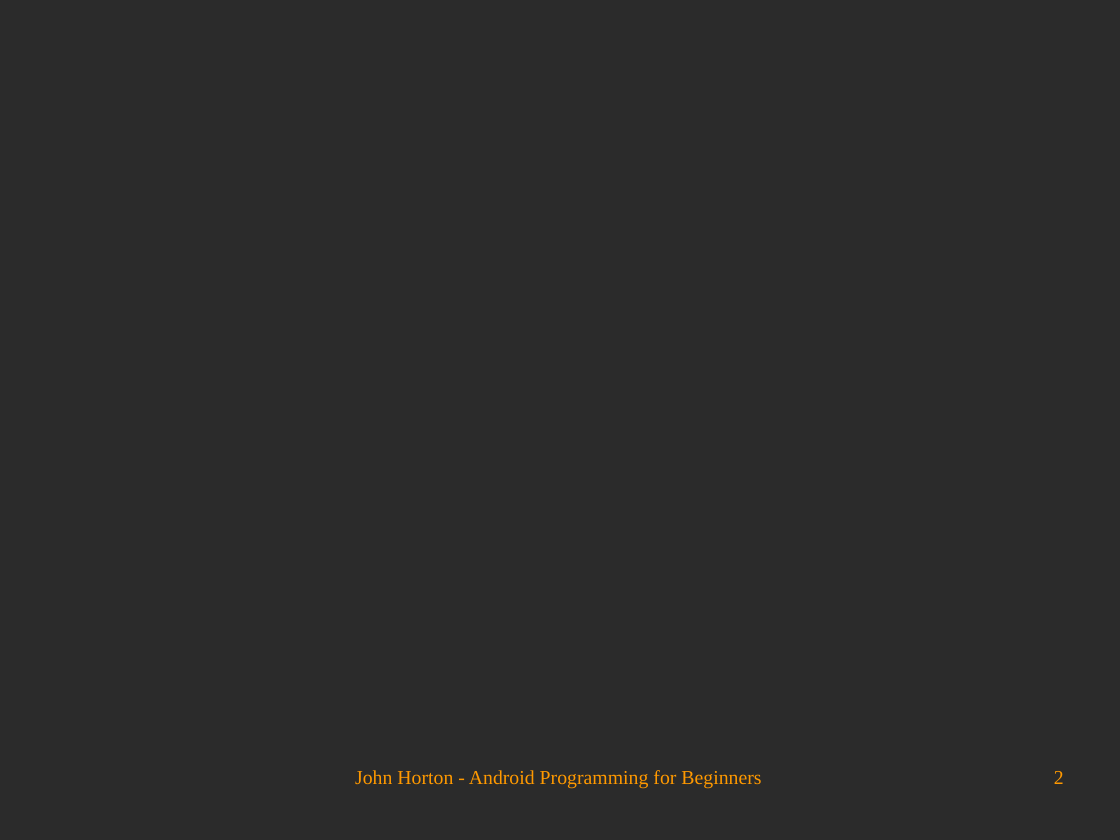
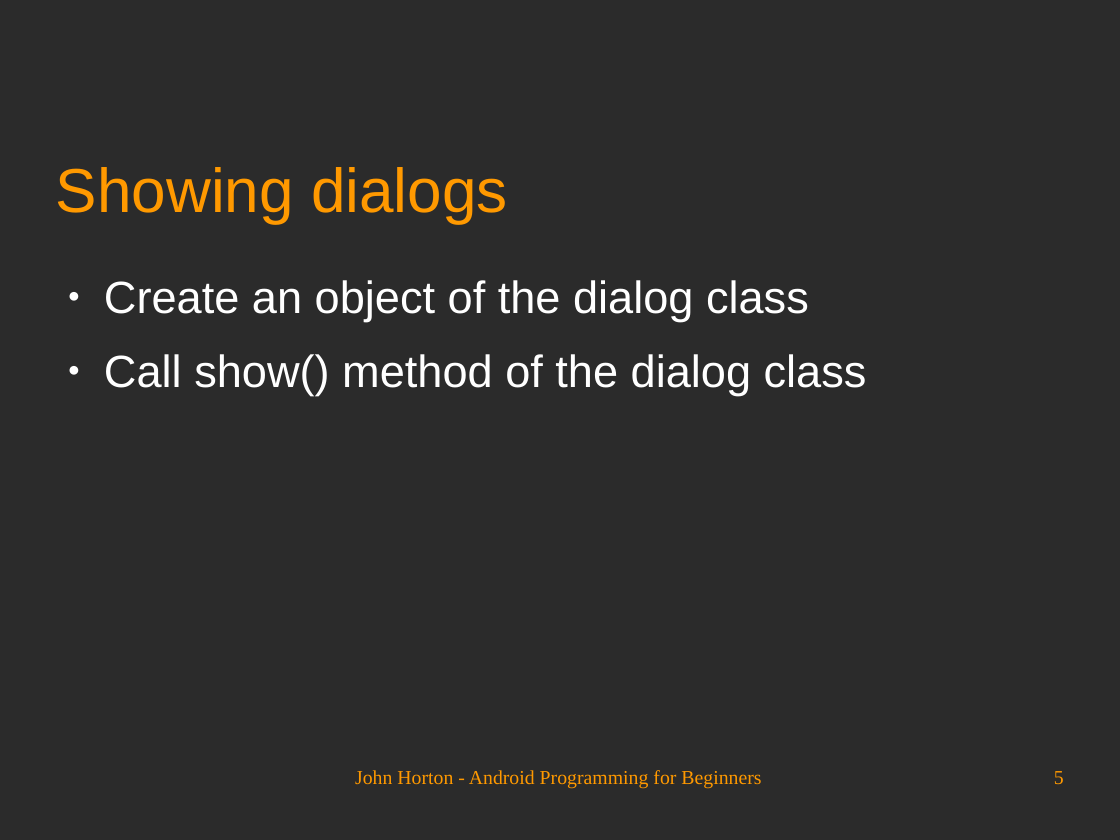
Before and after one commit to Academy-Soft-Intellect/Android-Programming-for-Beginners, a slide deck: slide 5 of 12_Having_a_Dialogue_with_the_User.odp (slide 2 before the commit). Drawn at 1120x840 pixels with LibreOffice and Linux fonts; fonts in the diff are those of the drawing; background and template pictures are left out; a plain dark background stands for a picture behind light text. Boxes give left, top, right and bottom in pixels: in the first picture for what was removed or moved away, otherwise in the second. Text is boxed around its words. In the diff, an @@ line names an element or a change of style, - is before the commit and + after.

```diff
--- a/12_Having_a_Dialogue_with_the_User.odp
+++ b/12_Having_a_Dialogue_with_the_User.odp
@@ title added at [56,167,508,223], 44 pt, text #FF9900 @@
+Showing dialogs
@@ text added at [104,280,867,396], 32 pt, text #FFFFFF @@
+● Create an object of the dialog class
+● Call show() method of the dialog class
@@ page number at [1054,771,1064,784]: text changed @@
-2
+5
```
Also in this commit, not shown: 1 other slide changed, 4 slides added.
